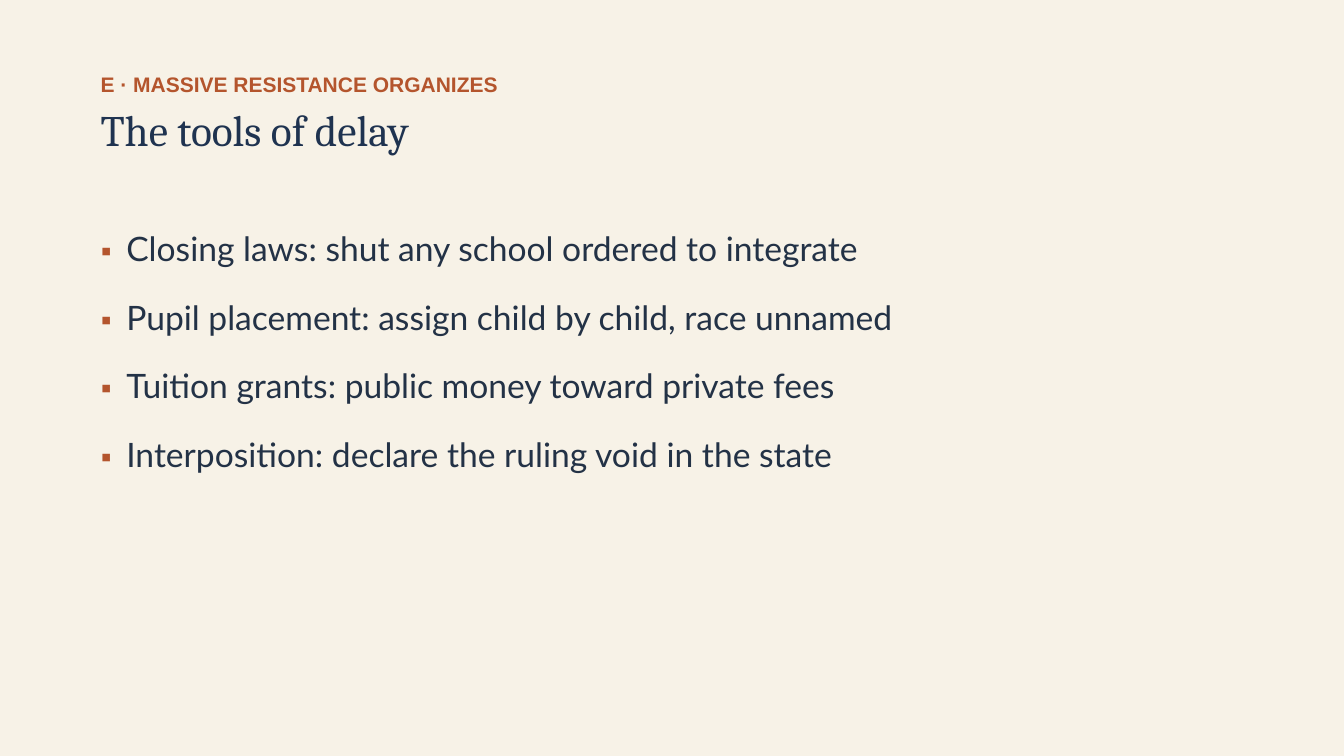
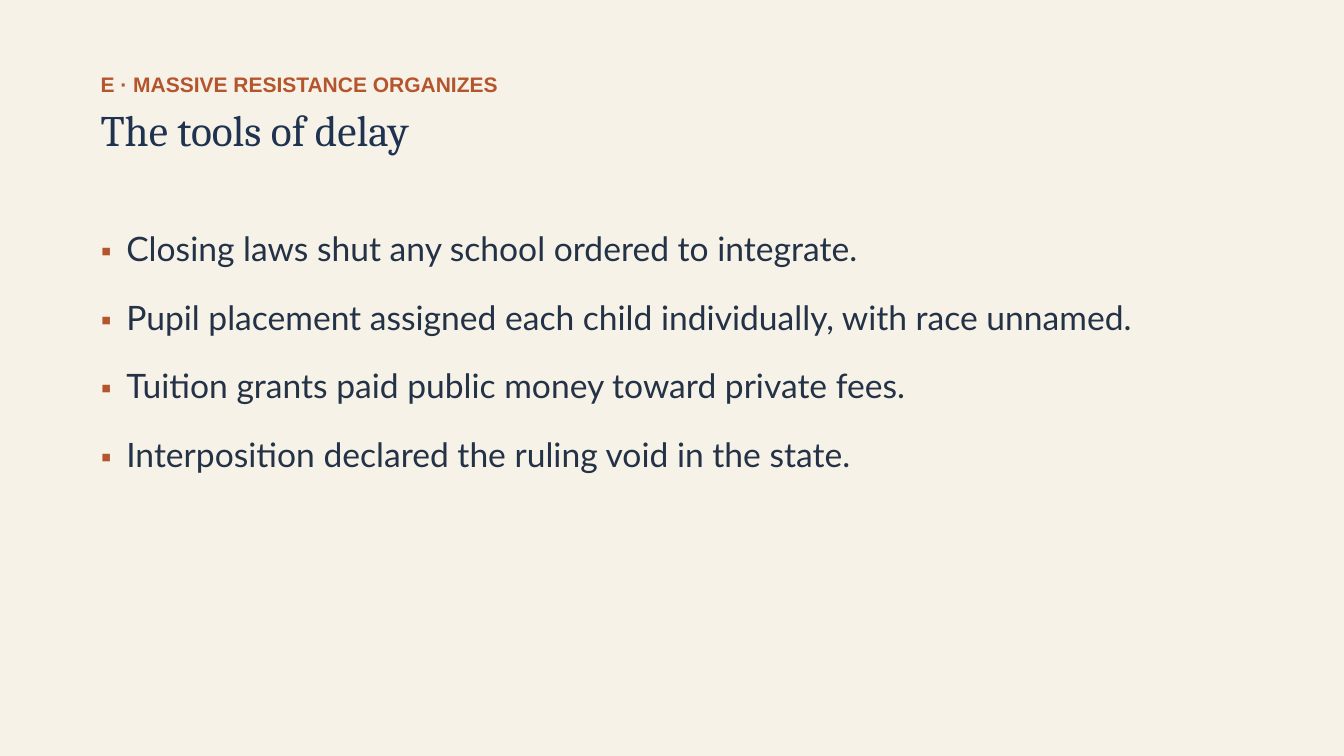
Before and after one commit to ab17gthb/humanities-curriculum-group, a slide deck: slide 15 of civil-rights/lesson-02/lesson-02-slides.pptx. Drawn at 1344x756 pixels with LibreOffice and Linux fonts; fonts in the diff are those of the drawing. Boxes give left, top, right and bottom in pixels: in the first picture for what was removed or moved away, otherwise in the second. Text is boxed around its words. In the diff, an @@ line names an element or a change of style, - is before the commit and + after.

```diff
--- a/civil-rights/lesson-02/lesson-02-slides.pptx
+++ b/civil-rights/lesson-02/lesson-02-slides.pptx
@@ text at (126,236,1131,473): text changed @@
-▪ Closing laws: shut any school ordered to integrate
-▪ Pupil placement: assign child by child, race unnamed
-▪ Tuition grants: public money toward private fees
-▪ Interposition: declare the ruling void in the state
+▪ Closing laws shut any school ordered to integrate.
+▪ Pupil placement assigned each child individually, with race unnamed.
+▪ Tuition grants paid public money toward private fees.
+▪ Interposition declared the ruling void in the state.
```
Also in this commit, not shown: 7 other slides changed, 6 other files.
